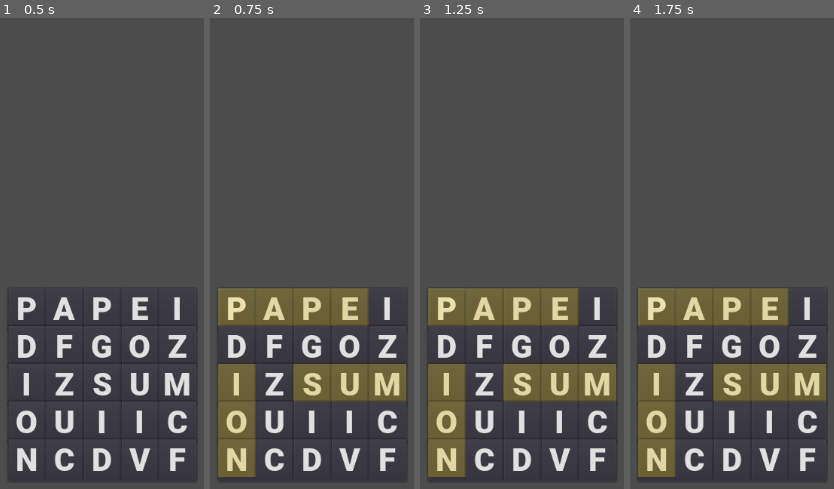
Above: before the commit, frames 1-4 (left to right).
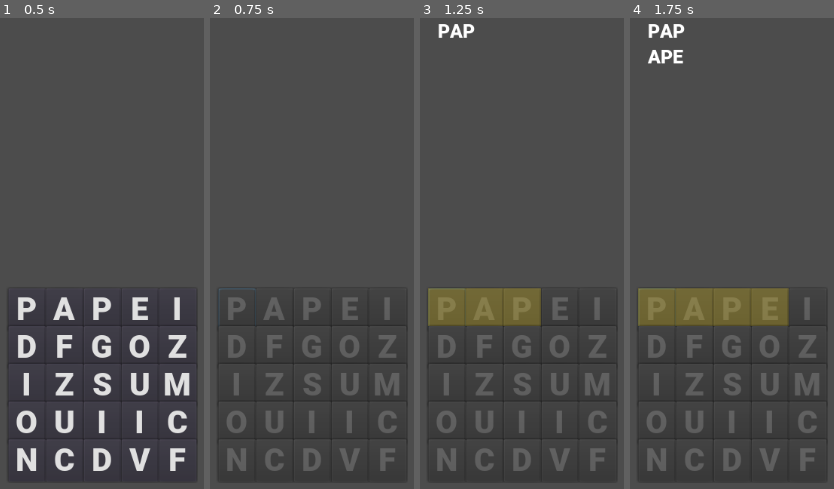
Above: after the commit, the same moments.

Repository: utecht/ld41
Game: Godot game, scene res://Board.tscn
Two runs of this game, one before a commit and one after it. Both use one fixed random seed, a clock stepped at 60 frames per second and the inputs below. The project has no main scene, so this scene is started directly.
Inputs (mouse positions are in pixels of both pictures, inside the frame that each line leads up to):
- Up to frame 1 (0.5 s): no input
- Up to frame 2 (0.75 s): click "P" at 0.5 s
- Up to frame 3 (1.25 s): no input
- Up to frame 4 (1.75 s): click (695, 310) at 1.25 s, where only the run before the commit has a clickable "A"

Frame 1 is identical in both runs. In frame 2, 19% of the frame differs, in the area x 3-97%, y 57-98%; in frame 3, 15%; in frame 4, 15%.

Commit message:
word display more sensible

Diff:
--- a/Board.gd
+++ b/Board.gd
@@ -11,6 +11,7 @@
 var dragging = false
 var wordlist = []
 var to_be_replaced = []
+var scoring_words = []
 
 func _ready():
 	randomize()
@@ -88,12 +89,11 @@
 			if result != null and !results.has(result):
 				results.append(result)
 	print(results)
-	for result in results:
-		for letter_index in result[0]:
-			if !to_be_replaced.has(letter_index):
-				to_be_replaced.append(letter_index)
-			board[letter_index].highlight()
-	$Reset.start()
+	if !results.empty():
+		for letter in board:
+			letter.scoring()
+		scoring_words = results
+		$Score.start()
 
 func _picked_up(letter):
 	current_letter = letter
@@ -127,3 +127,21 @@
 	for letter_index in to_be_replaced:
 		board[letter_index].reset(LETTERS[randi() % LETTERS.size()])
 	to_be_replaced = []
+	$ScoreLabel.text = ""
+	for letter in board:
+		letter.scoring_over()
+
+
+func _on_Score_timeout():
+	if scoring_words.empty():
+		print("Resetting")
+		$Score.stop()
+		$Reset.start()
+	else:
+		var result = scoring_words.pop_front()
+		for letter_index in result[0]:
+			if !to_be_replaced.has(letter_index):
+				to_be_replaced.append(letter_index)
+			board[letter_index].highlight()
+		$ScoreLabel.text = str($ScoreLabel.text, result[1], "\n")
+		$Score.start()
--- a/Board.tscn
+++ b/Board.tscn
@@ -1,7 +1,16 @@
-[gd_scene load_steps=3 format=2]
+[gd_scene load_steps=5 format=2]
 
 [ext_resource path="res://Board.gd" type="Script" id=1]
 [ext_resource path="res://Letter.tscn" type="PackedScene" id=2]
+[ext_resource path="res://fonts/Roboto-Black.ttf" type="DynamicFontData" id=3]
+
+[sub_resource type="DynamicFont" id=1]
+
+size = 25
+use_mipmaps = false
+use_filter = false
+font_data = ExtResource( 3 )
+_sections_unfolded = [ "Font", "Settings" ]
 
 [node name="Board" type="Position2D" index="0"]
 
@@ -13,8 +22,39 @@
 [node name="Reset" type="Timer" parent="." index="0"]
 
 process_mode = 1
-wait_time = 3.0
+wait_time = 2.0
 one_shot = false
 autostart = false
 
+[node name="Score" type="Timer" parent="." index="1"]
+
+process_mode = 1
+wait_time = 0.5
+one_shot = false
+autostart = false
+
+[node name="ScoreLabel" type="Label" parent="." index="2"]
+
+anchor_left = 0.0
+anchor_top = 0.0
+anchor_right = 0.0
+anchor_bottom = 0.0
+margin_left = -12.0
+margin_top = -381.0
+margin_right = 230.0
+margin_bottom = -83.0
+rect_pivot_offset = Vector2( 0, 0 )
+rect_clip_content = false
+mouse_filter = 2
+mouse_default_cursor_shape = 0
+size_flags_horizontal = 1
+size_flags_vertical = 4
+custom_fonts/font = SubResource( 1 )
+percent_visible = 1.0
+lines_skipped = 0
+max_lines_visible = -1
+_sections_unfolded = [ "custom_fonts" ]
+
 [connection signal="timeout" from="Reset" to="." method="_on_Reset_timeout"]
+
+[connection signal="timeout" from="Score" to="." method="_on_Score_timeout"]
--- a/Node2D.gd
+++ b/Node2D.gd
@@ -17,6 +17,12 @@
 	$Button.text = letter
 	$Highlight.visible = false
 
+func scoring():
+	$Button.disabled = true
+
+func scoring_over():
+	$Button.disabled = false
+
 func _process(delta):
 	# Called every frame. Delta is time since last frame.
 	# Update game logic here.
@@ -25,9 +31,10 @@
 		global_position = pos - offset
 
 func _on_Button_button_down():
-	offset = get_global_mouse_position() - global_position
-	button_down = true
-	emit_signal("grabbed", self)
+	if !$Button.disabled:
+		offset = get_global_mouse_position() - global_position
+		button_down = true
+		emit_signal("grabbed", self)
 
 func _on_Button_button_up():
 	button_down = false
